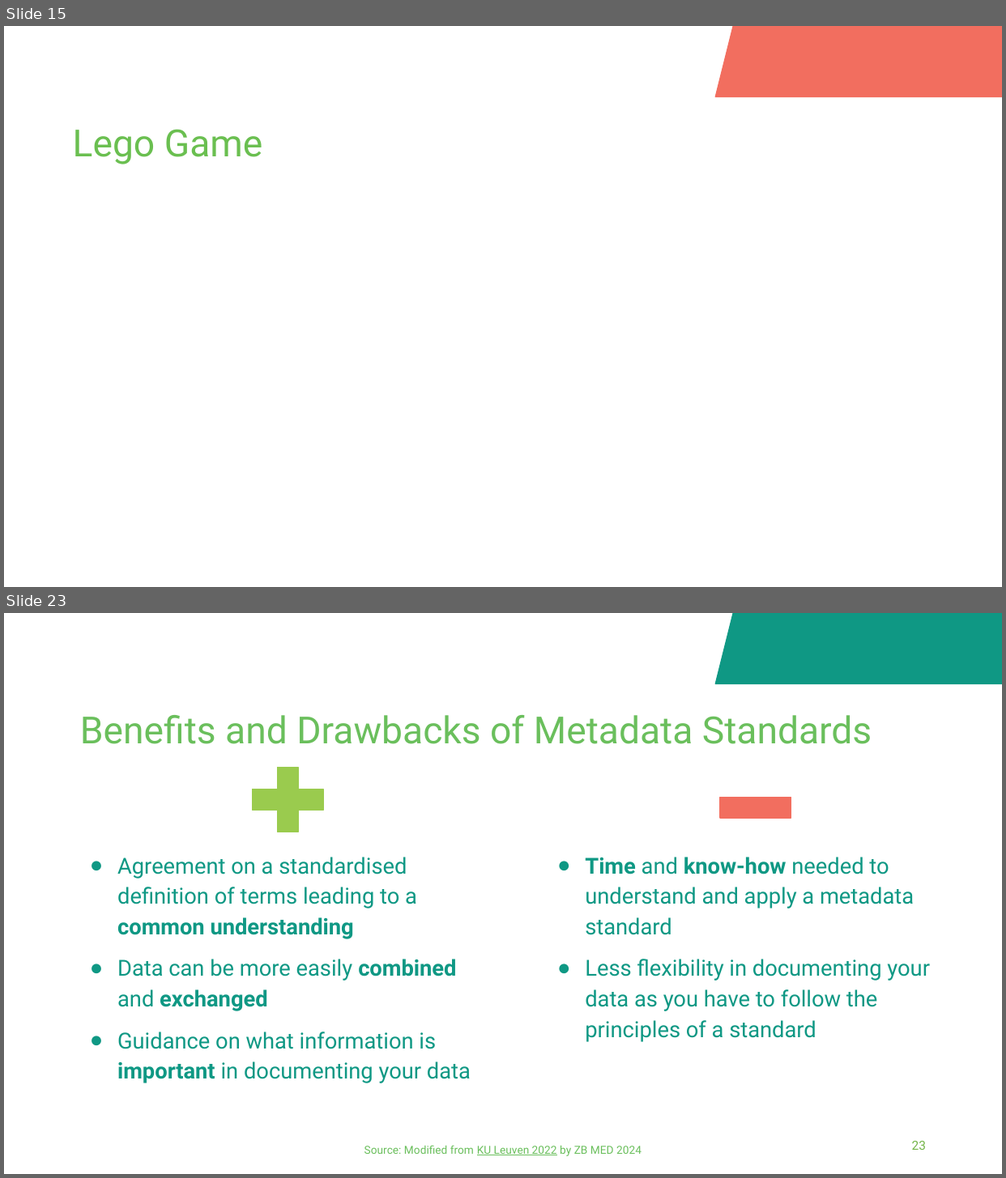
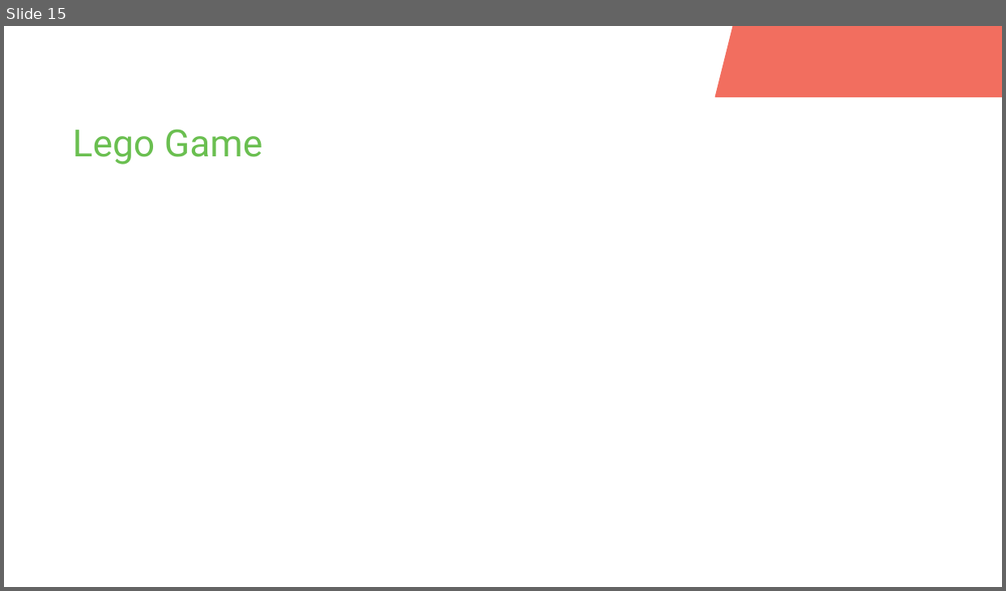
Before and after one commit to fairagro/FAIRagro_Modular-RDM-Training-Material, a slide deck: FAIRagro_Trainings_planned/2026-11_YSM_JKI/20261117-02-Documentation-Intro-05min-Bosse.odp. Shown one above the other, each under a label of ours: slides 15 and 23 before the commit, slide 15 after it; the slides between them are not shown. The pictures are 1006x1178 and 1006x591 pixels, drawn with LibreOffice and Linux fonts; fonts in the diff are those of the drawing; background and template pictures are left out. Boxes give left, top, right and bottom in pixels: in the first picture for what was removed or moved away, otherwise in the second. Text is boxed around its words. In the diff, an @@ line names an element or a change of style, - is before the commit and + after.

```diff
--- a/FAIRagro_Trainings_planned/2026-11_YSM_JKI/20261117-02-Documentation-Intro-05min-Bosse.odp
+++ b/FAIRagro_Trainings_planned/2026-11_YSM_JKI/20261117-02-Documentation-Intro-05min-Bosse.odp
@@ slide 23 removed at (4,613,1002,1174), background #FFFFFF @@
@@ parallelogram removed at (715,613,1002,683) @@
@@ title removed at (80,715,872,744) @@
-Benefits and Drawbacks of Metadata Standards
@@ plus sign removed at (240,756,335,844) @@
@@ math minus removed at (708,764,803,851) @@
@@ text removed at (117,857,471,1084) @@
-● Agreement on a standardised definition of terms leading to a common understanding
-● Data can be more easily combined and exchanged
-● Guidance on what information is important in documenting your data
@@ text removed at (585,857,930,1042) @@
-● Time and know-how needed to understand and apply a metadata standard
-● Less flexibility in documenting your data as you have to follow the principles of a standard
@@ text removed at (364,1145,641,1157) @@
-Source: Modified from KU Leuven 2022 by ZB MED 2024
@@ page number removed at (912,1141,926,1150) @@
-23
```
Also in this commit, not shown: 4 slides changed, 20 other slides removed, 11 other files.
